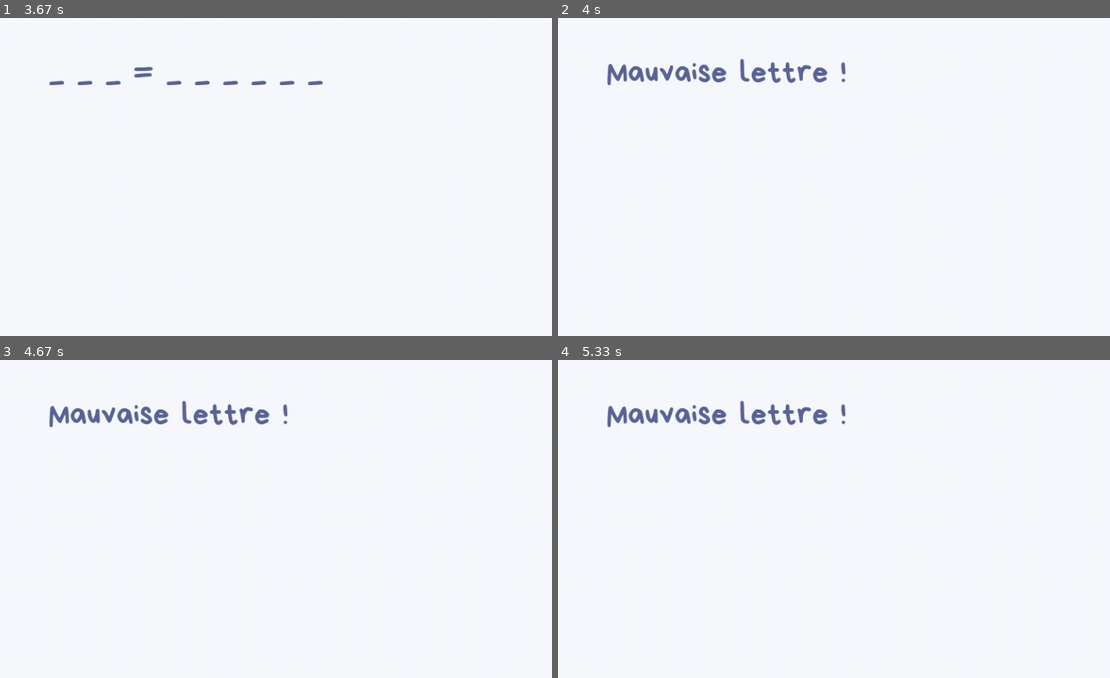
Above: before the commit, frames 1-4 (two rows, left to right).
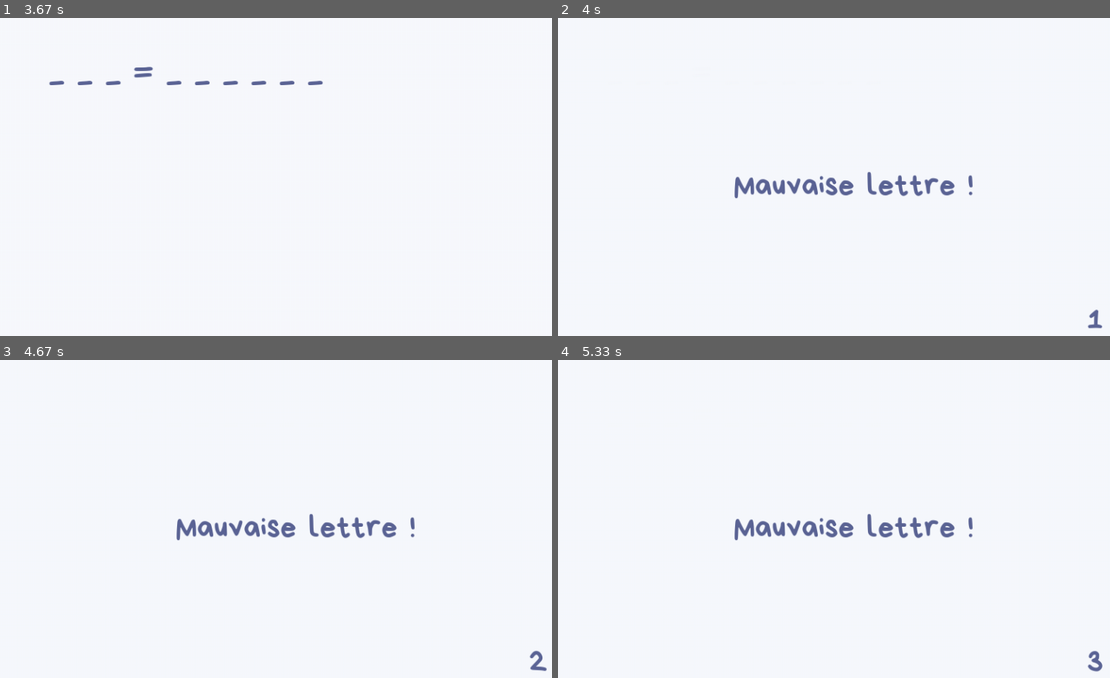
Above: after the commit, the same moments.

Repository: iamkonfusion/HANGMAN-Pygame
Game: pygame game, started from HANGMAN/mecanisme_pendu.py
Same seed, same stepped clock (60 frames per second), same inputs: the game is played once before the commit and once after it.
Inputs:
- Up to frame 1 (3.67 s): tap Space at 3.33 s
- Up to frame 2 (4 s): tap Space at 3.73 s
- Up to frame 3 (4.67 s): tap Space at 4.23 s
- Up to frame 4 (5.33 s): tap Space at 4.87 s

Frame 1 is identical in both runs. In frame 2, 2.5% of the frame differs, in the area x 8-99%, y 12-98%; in frame 3, 2.5%; in frame 4, 2.5%, in the area x 8-99%, y 12-99%.

Commit message:
Update mecanisme_pendu.py

Diff:
--- a/HANGMAN/mecanisme_pendu.py
+++ b/HANGMAN/mecanisme_pendu.py
@@ -101,15 +101,20 @@
 
 
                 mot_complet = False
-                points = 0
-                while points != 10 and not mot_complet:
+                fautes = 0
+                while fautes != 10 and not mot_complet:
 
                     for event in pygame.event.get():
+                        if event.type == pygame.QUIT:
+                            pygame.quit()
+                            pygame.display.quit()
+                            exit()
+                            running = False
+
                         if event.type == pygame.KEYDOWN:
                             lettre = str(event)[32]
 
                             if lettre in word or lettre in traduction:
-
                                 for i in range(len(word)):
                                     if word[i] == lettre:
                                         display_word[i] = lettre
@@ -123,24 +128,31 @@
                                 screen.blit(font_ingame.render(affichage_word_trad, True, (r,g,b)), coord_tirets)
                                 pygame.display.flip()
 
-
                             else:
+                                fautes += 1
                                 screen.blit(pygame.transform.smoothscale(background, size),(0,0))
-                                screen.blit(font_ingame.render("Mauvaise lettre !", True, (r,g,b)), coord_tirets)
-                                points += 1
-
-                                if points == 10:
+                                screen.blit(font_ingame.render("Mauvaise lettre !", True, (r,g,b)), (350,260))
+                                screen.blit(font_ingame.render(str(fautes), 1 , (94, 102, 151)),(850,450)) # ajout !
+                                pygame.display.flip()
+
+                                if fautes == 10:
                                     screen.blit(pygame.transform.smoothscale(try_again, size),(0,0))
                                     screen.blit(font_not_ingame.render("Perdu ! Retentez :) ", True, (r,g,b)), (350,50))
                                     pygame.display.flip()
 
-                            print (display_word, "=", display_trad, "\n Fautes :", points)
+                            print (display_word, "=", display_trad, "\n Fautes :", fautes)
 
                             if word == display_word and traduction == display_trad :
                                 mot_complet = True
                                 screen.blit(pygame.transform.smoothscale(well_done, size),(0,0))
                                 screen.blit(font_not_ingame.render("Well done!", True, (r,g,b)), ((385,60)))
                                 pygame.display.flip()
+
+                            if event.type == pygame.QUIT:
+                                pygame.quit()
+                                pygame.display.quit()
+                                exit()
+                                running = False
 
                 Running = False
 
